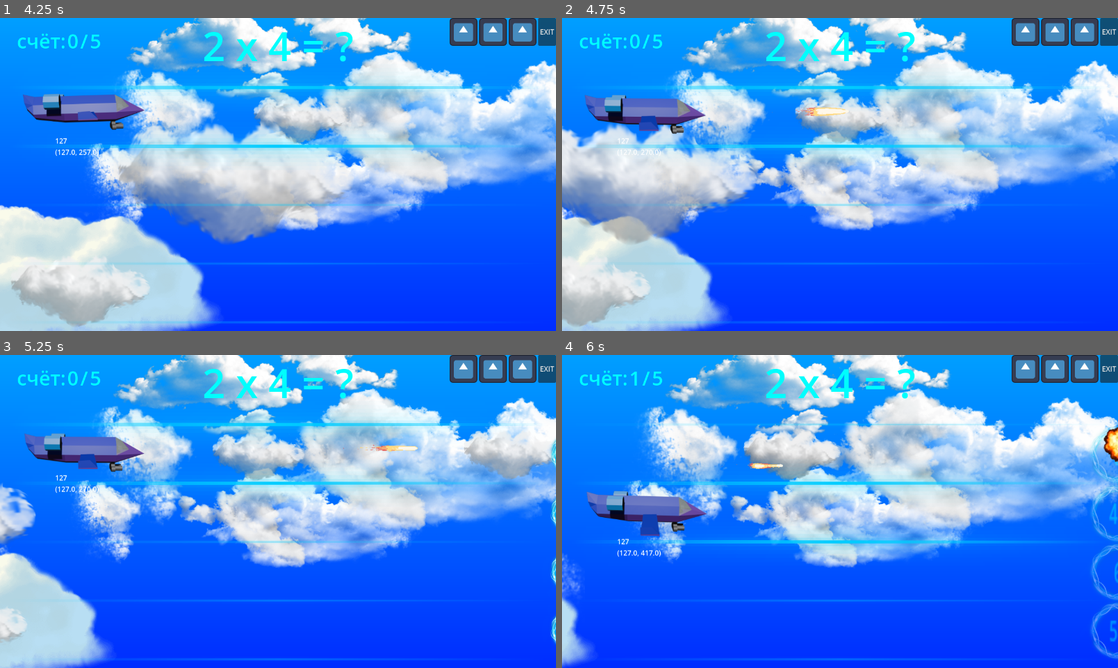
Above: before the commit, frames 1-4 (two rows, left to right).
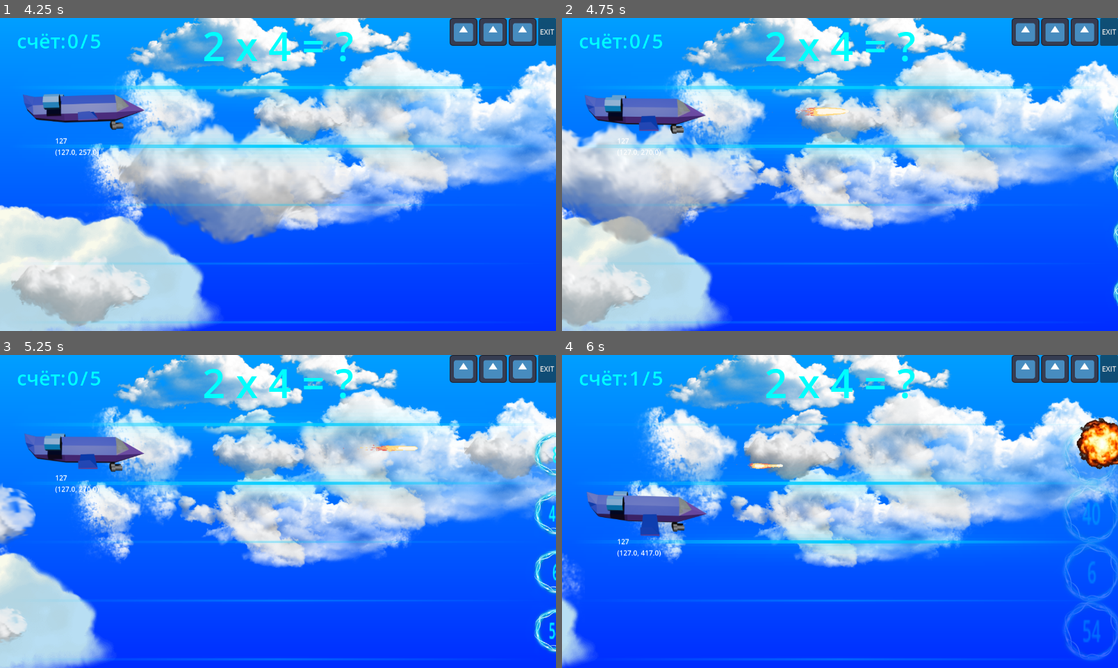
Above: after the commit, the same moments.

Repository: GGamezebo/quizmatik
Game: Godot game, scene res://main.tscn
The game is run twice, just before and just after one commit, with the same random seed, the same clock (stepped at 60 frames per second) and the same inputs. The engine's default icon, where the game draws it, is replaced by a stand-in: a white triangle on a blue panel in a dark square.
Inputs:
- Up to frame 1 (4.25 s): click "Старт" at 0.5 s; tap Enter at 1.25 s; hold Right 1.28-2.03 s; tap Space (shoot) at 1.35, 2.85 s; hold Down (ui_down) 2.03-2.78 s; tap Tab at 2.1, 3.6 s; hold Right 2.78-3.53 s; hold Up (ui_up) from 3.53 s (still down)
- Up to frame 2 (4.75 s): release Up (ui_up) at 4.28 s; hold Left from 4.28 s (still down); tap Space (shoot) at 4.35 s
- Up to frame 3 (5.25 s): keep holding Left; tap Tab at 5.1 s
- Up to frame 4 (6 s): release Left at 5.78 s; hold Down (ui_down) from 5.78 s (still down); tap Space (shoot) at 5.85 s

Frame 1 is identical in both runs. In frame 2, 0.2% of the frame differs, in the area x 99-100%, y 27-92%; in frame 3, 1.1%; in frame 4, 2.8%, in the area x 90-100%, y 20-98%.
Error after the commit: Invalid call. Nonexistent function 'clone' in base 'Resource (GameConfig)'. (res://src/contexts/menu_context/training_room_window/training_room_window.gd:27)

Commit message:
change default params

Diff:
--- a/main.tscn
+++ b/main.tscn
@@ -7,8 +7,6 @@
 [ext_resource type="Resource" uid="uid://jlqn1nvhge6" path="res://src/contexts/main_context/persistent_data/progress.tres" id="5_272bh"]
 [ext_resource type="Resource" uid="uid://dg36ovkjdps7w" path="res://src/contexts/main_context/persistent_data/settings.tres" id="6_272bh"]
 [ext_resource type="Resource" uid="uid://gld8eub23u54" path="res://src/contexts/main_context/main_events.tres" id="8_dg77c"]
-[ext_resource type="Resource" uid="uid://dsqbcw3nqv3lc" path="res://src/common/game_config_default.tres" id="8_kek77"]
-[ext_resource type="Resource" uid="uid://b117f7np5nlps" path="res://src/contexts/menu_context/training_room_window/training_room_game_config.tres" id="9_4c57u"]
 
 [sub_resource type="Environment" id="Environment_0xm2m"]
 glow_enabled = true
@@ -38,5 +36,3 @@
 compositor = SubResource("Compositor_1bvp3")
 
 [node name="MenuContext" parent="." unique_id=1044355188 instance=ExtResource("1_ig7tw")]
-game_config = ExtResource("8_kek77")
-training_room_config = ExtResource("9_4c57u")
--- a/src/common/game_config_default.gd
+++ b/src/common/game_config_default.gd
@@ -1,5 +1,5 @@
+class_name GameConfig
 extends Resource
-class_name GameConfig
 
 @export_category("Global Game Settings")
 @export var answer_lines_count: int = 4
@@ -7,10 +7,7 @@
 @export var questions_count: int = 5
 @export var min_generate_number: int = 2
 @export var max_generate_number: int = 9
-@export var answer_speed: float = 50.0
+@export var answer_speed: float = 80.0
 
 @export_category("AirPlane")
-@export var player_air_plane_speed: float = 800.0
-
-func clone() -> GameConfig:
-	return self.duplicate(true)
+@export var player_air_plane_speed: float = 600.0
